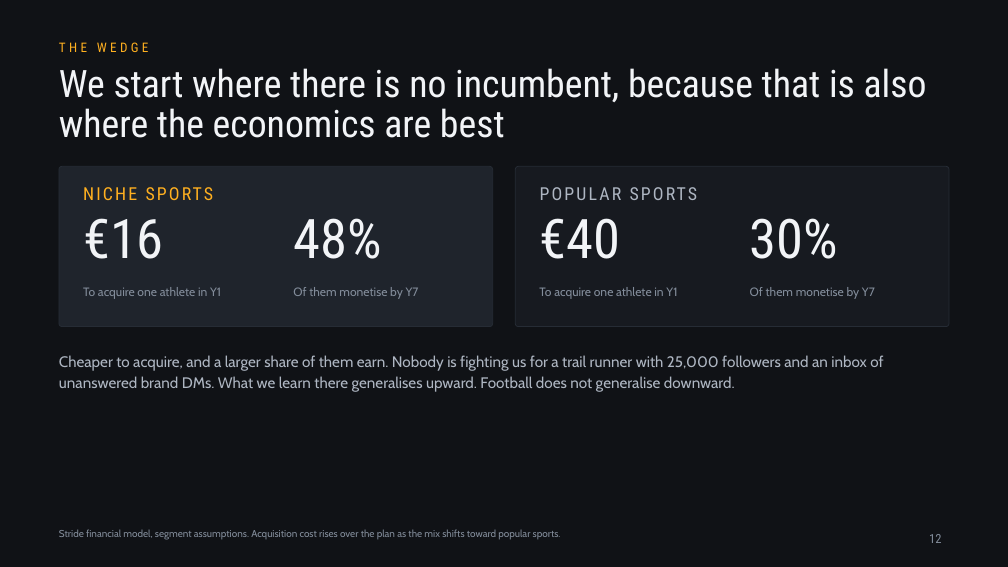
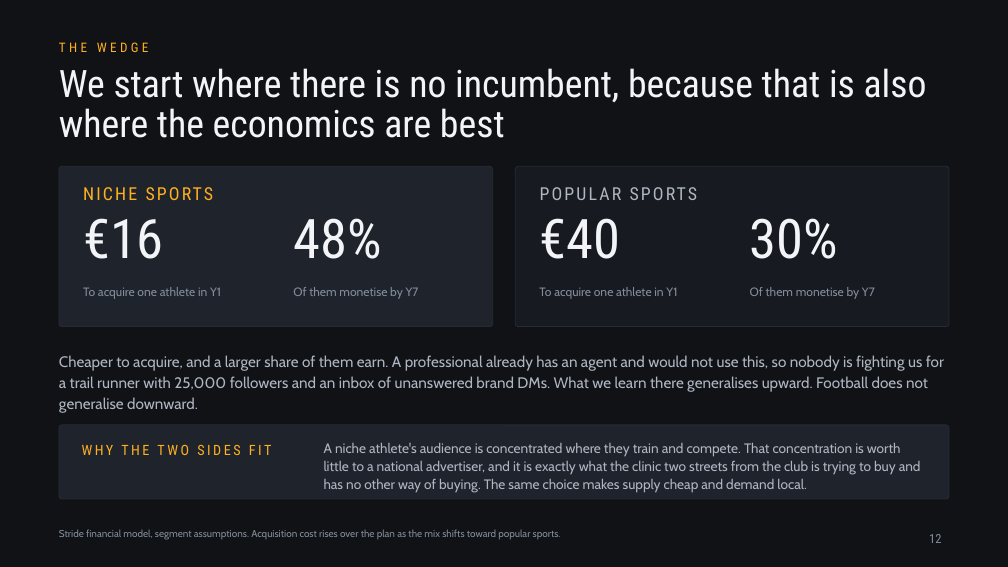
Before and after one commit to jadzoghaib/stride, a slide deck: slide 12 of deck/Stride_Pitch_Deck.pptx. Drawn at 1008x567 pixels with LibreOffice and Linux fonts; fonts in the diff are those of the drawing. Boxes give left, top, right and bottom in pixels: in the first picture for what was removed or moved away, otherwise in the second. Text is boxed around its words. In the diff, an @@ line names an element or a change of style, - is before the commit and + after.

```diff
--- a/deck/Stride_Pitch_Deck.pptx
+++ b/deck/Stride_Pitch_Deck.pptx
@@ text at bbox=[59, 355, 944, 413]: text changed @@
-Cheaper to acquire, and a larger share of them earn. Nobody is fighting us for a trail runner with 25,000 followers and an inbox of unanswered brand DMs. What we learn there generalises upward. Football does not generalise downward.
+Cheaper to acquire, and a larger share of them earn. A professional already has an agent and would not use this, so nobody is fighting us for a trail runner with 25,000 followers and an inbox of unanswered brand DMs. What we learn there generalises upward. Football does not generalise downward.
@@ rounded rectangle added at bbox=[59, 425, 949, 499], fill #1F242C, outline #262C35 0.75 pt @@
@@ text added at bbox=[82, 444, 272, 455], 13.5 pt, text #FFB020 @@
+WHY THE TWO SIDES FIT
@@ text added at bbox=[324, 443, 921, 493], 13 pt, text #AEB6C2 @@
+A niche athlete's audience is concentrated where they train and compete. That concentration is worth little to a national advertiser, and it is exactly what the clinic two streets from the club is trying to buy and has no other way of buying. The same choice makes supply cheap and demand local.
```
Also in this commit, not shown: 2 other slides changed, 2 other files.
